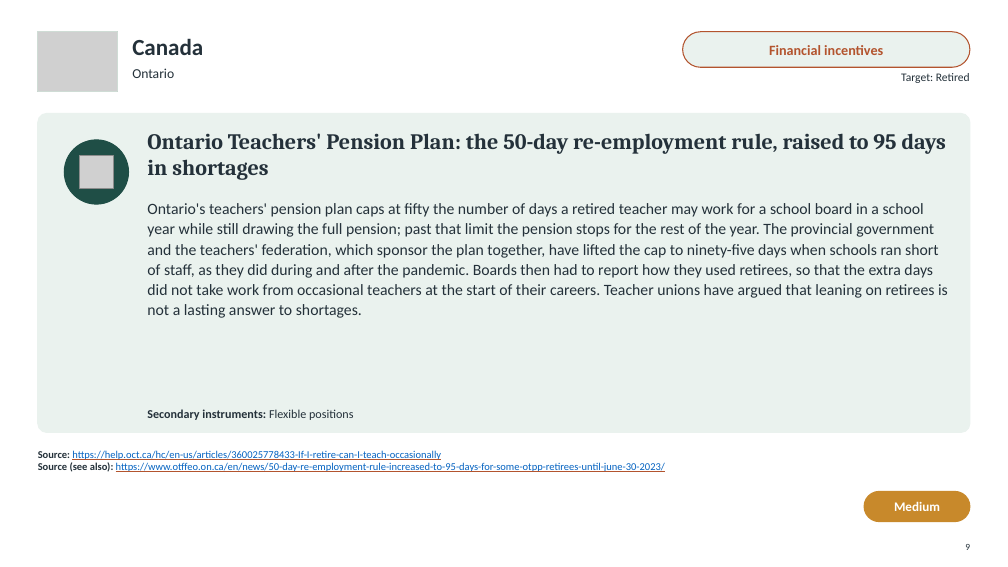
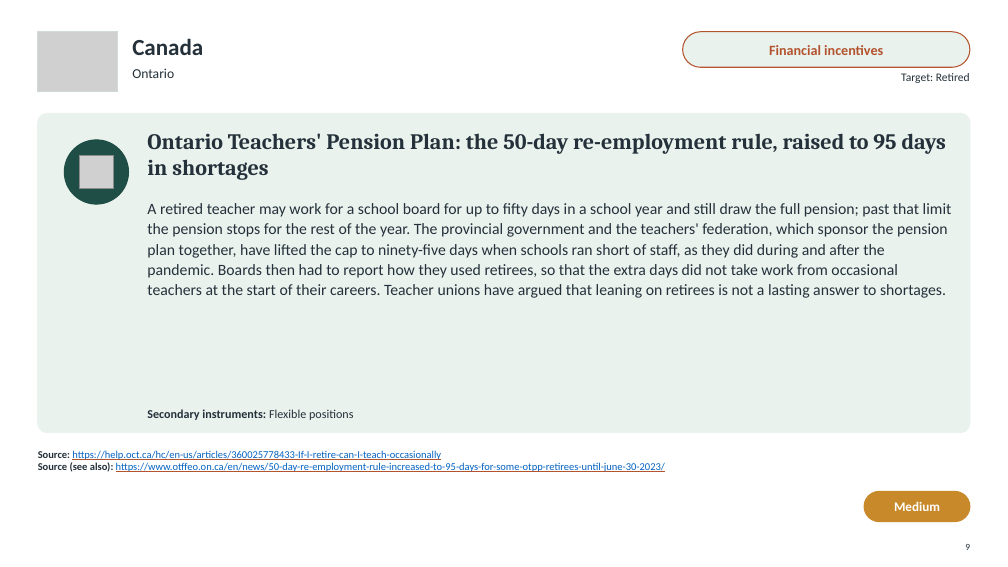
Before and after one commit to jedr1-ship-it/Alternative-Pathways----Quant, a slide deck: slide 9 of policies/Re-attracting_Former_Teachers.pptx. Drawn at 1008x567 pixels with LibreOffice and Linux fonts; fonts in the diff are those of the drawing; grey boxes stand for pictures. Boxes give left, top, right and bottom in pixels: in the first picture for what was removed or moved away, otherwise in the second. Text is boxed around its words. In the diff, an @@ line names an element or a change of style, - is before the commit and + after.

```diff
--- a/policies/Re-attracting_Former_Teachers.pptx
+++ b/policies/Re-attracting_Former_Teachers.pptx
@@ text at bbox=[147, 203, 952, 298]: text changed @@
-Ontario's teachers' pension plan caps at fifty the number of days a retired teacher may work for a school board in a school year while still drawing the full pension; past that limit the pension stops for the rest of the year. The provincial government and the teachers' federation, which sponsor the plan together, have lifted the cap to ninety-five days when schools ran short of staff, as they did during and after the pandemic. Boards then had to report how they used retirees, so that the extra days did not take work from occasional teachers at the start of their careers. Teacher unions have argued that leaning on retirees is not a lasting answer to shortages.
+A retired teacher may work for a school board for up to fifty days in a school year and still draw the full pension; past that limit the pension stops for the rest of the year. The provincial government and the teachers' federation, which sponsor the pension plan together, have lifted the cap to ninety-five days when schools ran short of staff, as they did during and after the pandemic. Boards then had to report how they used retirees, so that the extra days did not take work from occasional teachers at the start of their careers. Teacher unions have argued that leaning on retirees is not a lasting answer to shortages.
```
Also in this commit, not shown: 27 other slides changed, 2 other files.
